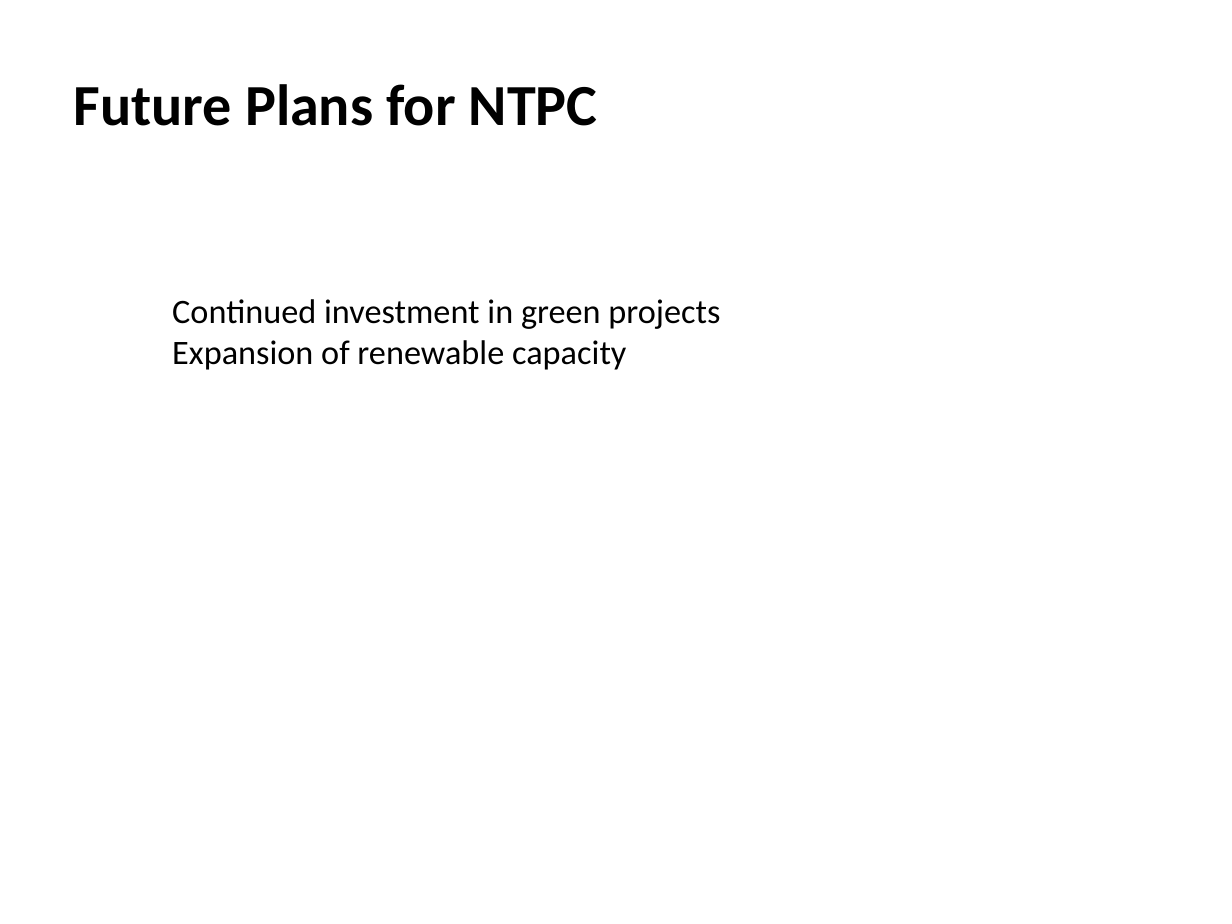
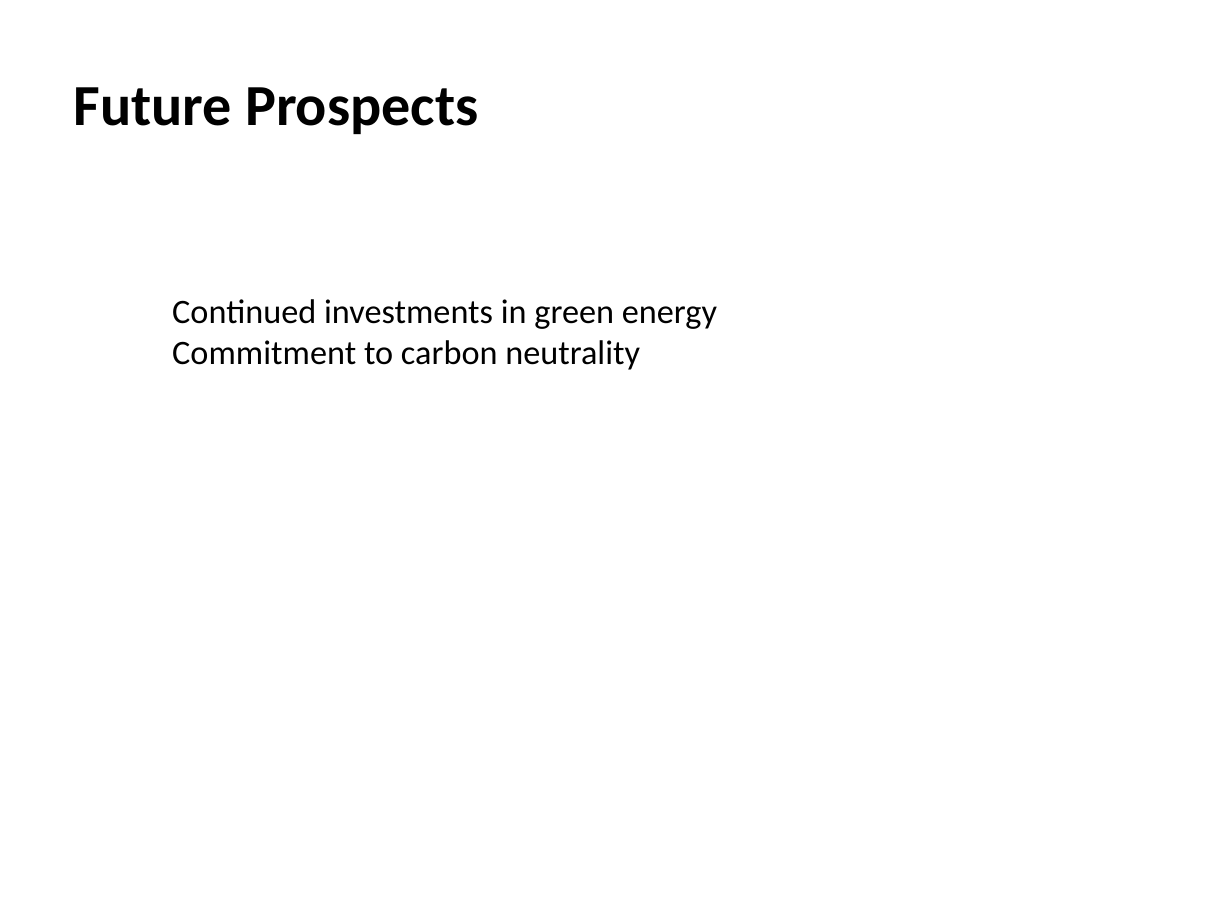
Before and after one commit to gauravsiemens1988/Linkedin-AI-Agent_Personal, a slide deck: slide 5 of drafts/linkedin_carousel.pptx. Drawn at 1232x924 pixels with LibreOffice and Linux fonts; fonts in the diff are those of the drawing; background and template pictures are left out. Boxes give left, top, right and bottom in pixels: in the first picture for what was removed or moved away, otherwise in the second. Text is boxed around its words. In the diff, an @@ line names an element or a change of style, - is before the commit and + after.

```diff
--- a/drafts/linkedin_carousel.pptx
+++ b/drafts/linkedin_carousel.pptx
@@ text at (74, 87, 478, 134): text changed @@
-Future Plans for NTPC
+Future Prospects
@@ text at (172, 299, 717, 370): text changed @@
-  Continued investment in green projects
-  Expansion of renewable capacity
+  Continued investments in green energy
+  Commitment to carbon neutrality
```
Also in this commit, not shown: 5 other slides changed, 1 other file.
